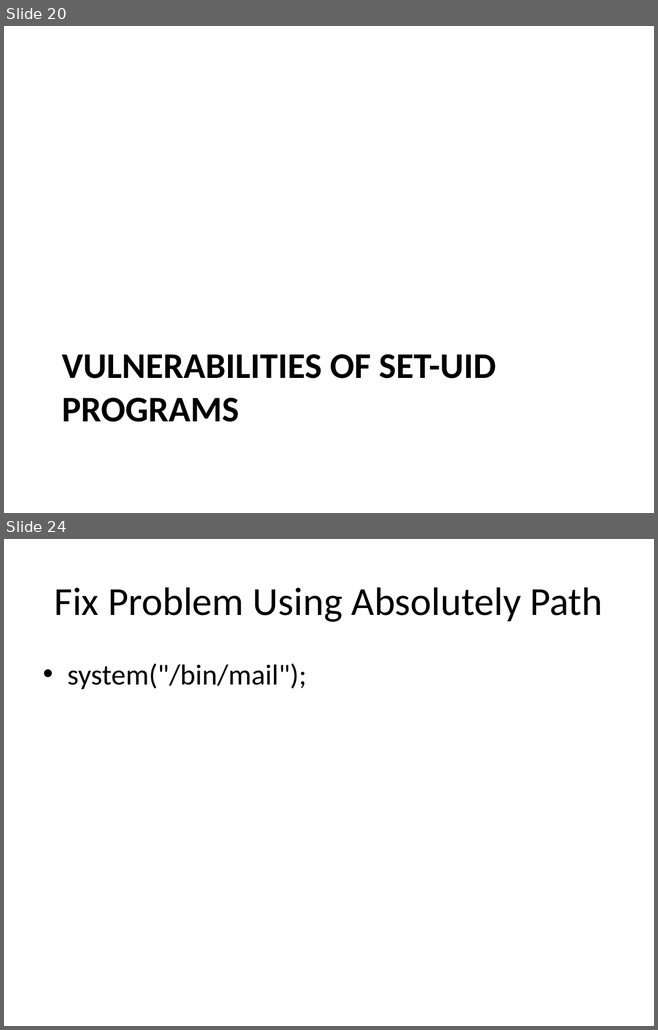
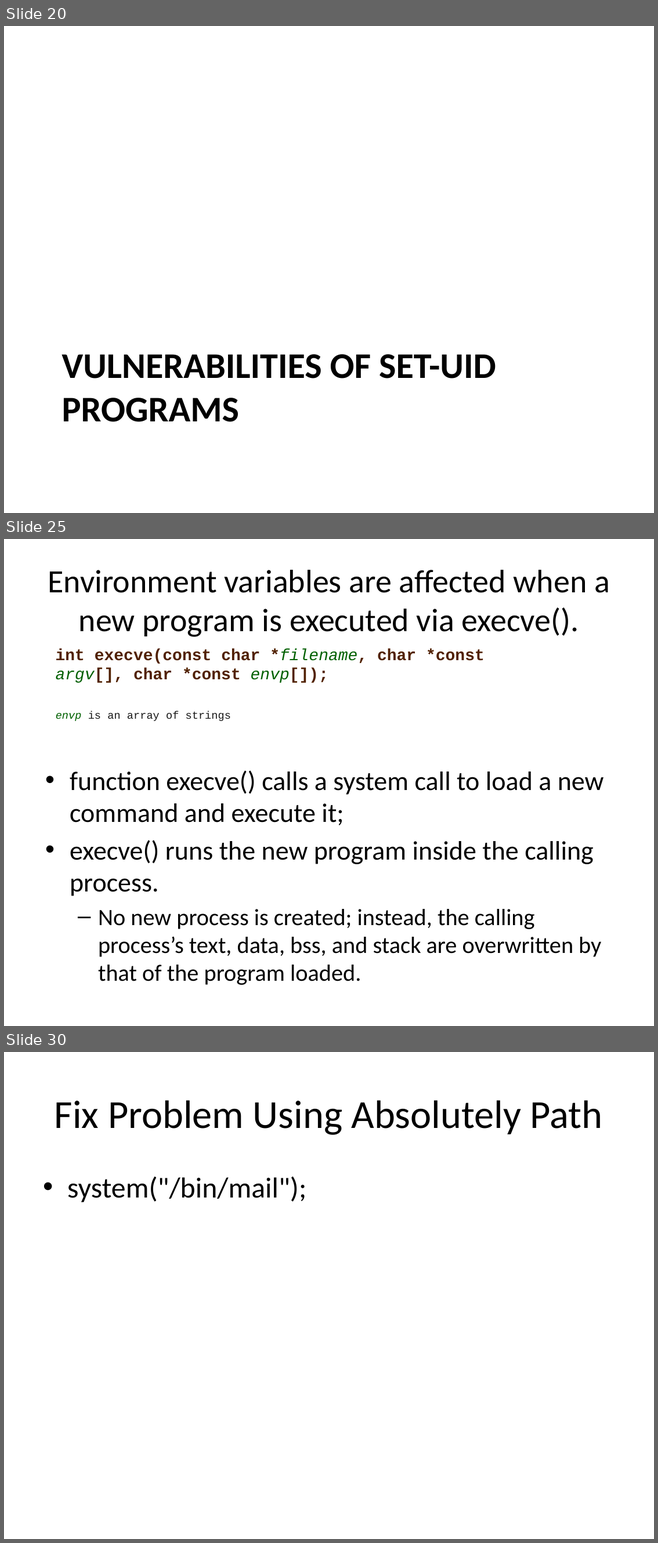
Before and after one commit to Bowie-State-University/CS-Courses, a slide deck: COSC402_545_Software_OS_Security/MyPPTs/2_setUID/5_set-UID/Set-UID Privileged Programs.pptx. Shown one above the other, each under a label of ours: slides 20 and 24 before the commit, slides 20, 25 and 30 after it; the slides between them are not shown. The pictures are 658x1030 and 658x1543 pixels, drawn with LibreOffice and Linux fonts; fonts in the diff are those of the drawing. Boxes give left, top, right and bottom in pixels: in the first picture for what was removed or moved away, otherwise in the second. Text is boxed around its words. In the diff, an @@ line names an element or a change of style, - is before the commit and + after.

```diff
--- a/COSC402_545_Software_OS_Security/MyPPTs/2_setUID/5_set-UID/Set-UID Privileged Programs.pptx
+++ b/COSC402_545_Software_OS_Security/MyPPTs/2_setUID/5_set-UID/Set-UID Privileged Programs.pptx
@@ slide 25 added at <box>4,539,654,1026</box>, background #FFFFFF @@
@@ title added at <box>48,570,610,637</box>, 36 pt, text #000000 @@
+Environment variables are affected when a new program is executed via execve().
@@ text added at <box>56,649,484,683</box>, 18 pt, text #502000, bold @@
+int execve(const char *filename, char *const argv[], char *const envp[]);
@@ text added at <box>56,711,231,721</box>, 12 pt, text #181818 @@
+envp is an array of strings
@@ text added at <box>70,770,604,985</box>, 29.6 pt, text #000000 @@
+• function execve() calls a system call to load a new command and execute it;
+• execve() runs the new program inside the calling process.
+  – No new process is created; instead, the calling process’s text, data, bss, and stack are overwritten by that of the program loaded.
@@ what was slide 24 is now slide 30 @@
```
Also in this commit, not shown: 7 slides changed, 6 other slides added, 1 other file.
